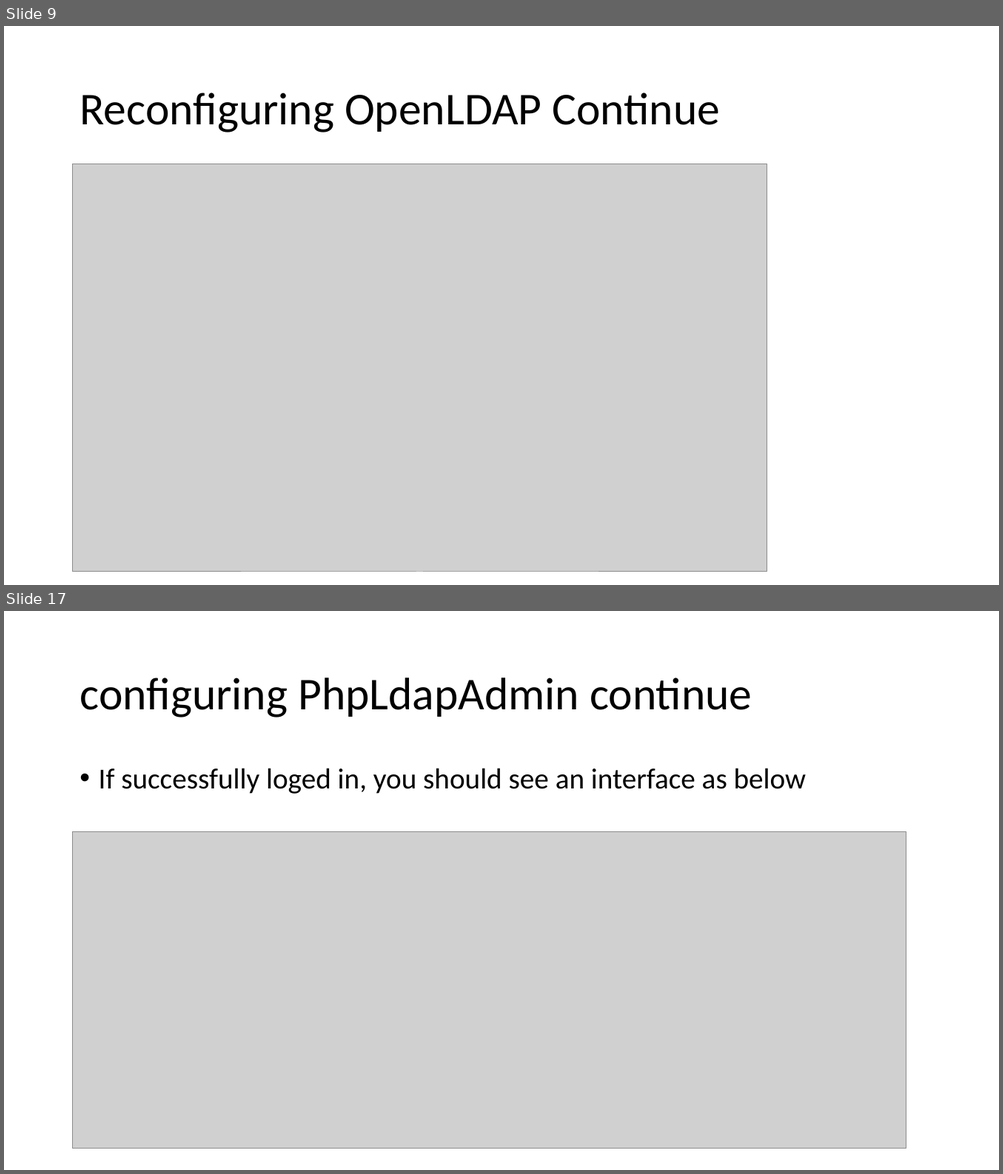
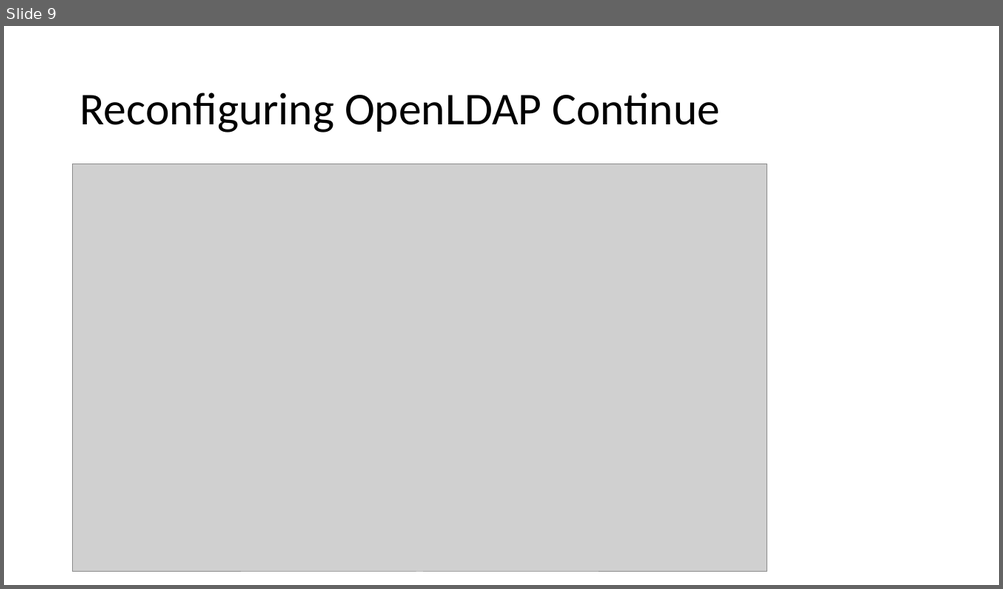
Before and after one commit to afnog/sse, a slide deck: ldap/Openldap exercise.pptx. Shown one above the other, each under a label of ours: slides 9 and 17 before the commit, slide 9 after it; the slides between them are not shown. The pictures are 1003x1174 and 1003x589 pixels, drawn with LibreOffice and Linux fonts; fonts in the diff are those of the drawing; grey boxes stand for pictures. Boxes give left, top, right and bottom in pixels: in the first picture for what was removed or moved away, otherwise in the second. Text is boxed around its words. In the diff, an @@ line names an element or a change of style, - is before the commit and + after.

```diff
--- a/ldap/Openldap exercise.pptx
+++ b/ldap/Openldap exercise.pptx
@@ slide 17 removed at [4, 611, 999, 1170], background #FFFFFF @@
@@ title removed at [79, 678, 751, 718] @@
-configuring PhpLdapAdmin continue
@@ text removed at [99, 768, 805, 794] @@
-• If successfully loged in, you should see an interface as below
@@ picture removed at [73, 832, 906, 1148] @@
```
Also in this commit, not shown: 4 slides changed, 7 slides added, 23 other slides removed.
